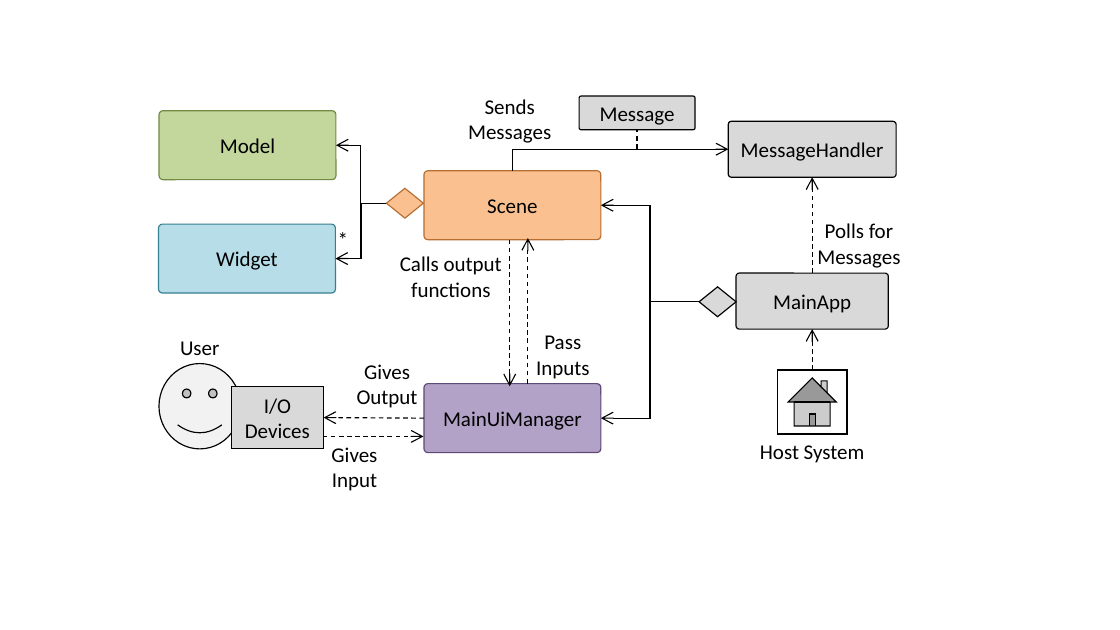
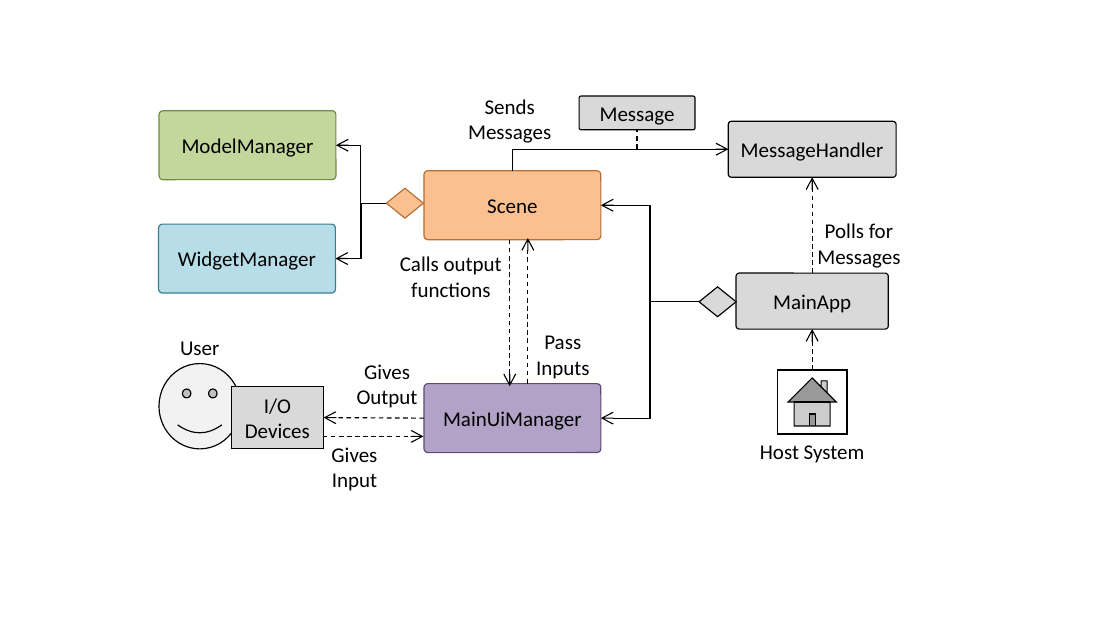
Before and after one commit to OrangeJuice7/SDL-OpenGL-Game-Framework, a slide deck: slide 1 of docs/diagrams/ArchitectureDiagram.pptx. Drawn at 1120x630 pixels with LibreOffice and Linux fonts; fonts in the diff are those of the drawing. Boxes give left, top, right and bottom in pixels: in the first picture for what was removed or moved away, otherwise in the second. Text is boxed around its words. In the diff, an @@ line names an element or a change of style, - is before the commit and + after.

```diff
--- a/docs/diagrams/ArchitectureDiagram.pptx
+++ b/docs/diagrams/ArchitectureDiagram.pptx
@@ text in rounded rectangle at (182, 138, 314, 157): text changed @@
-Model
+ModelManager
@@ text removed at (328, 223, 358, 256) @@
-*
@@ text in rounded rectangle at (178, 251, 316, 270): text changed @@
-Widget
+WidgetManager
```
Also in this commit, not shown: 1 other file.
